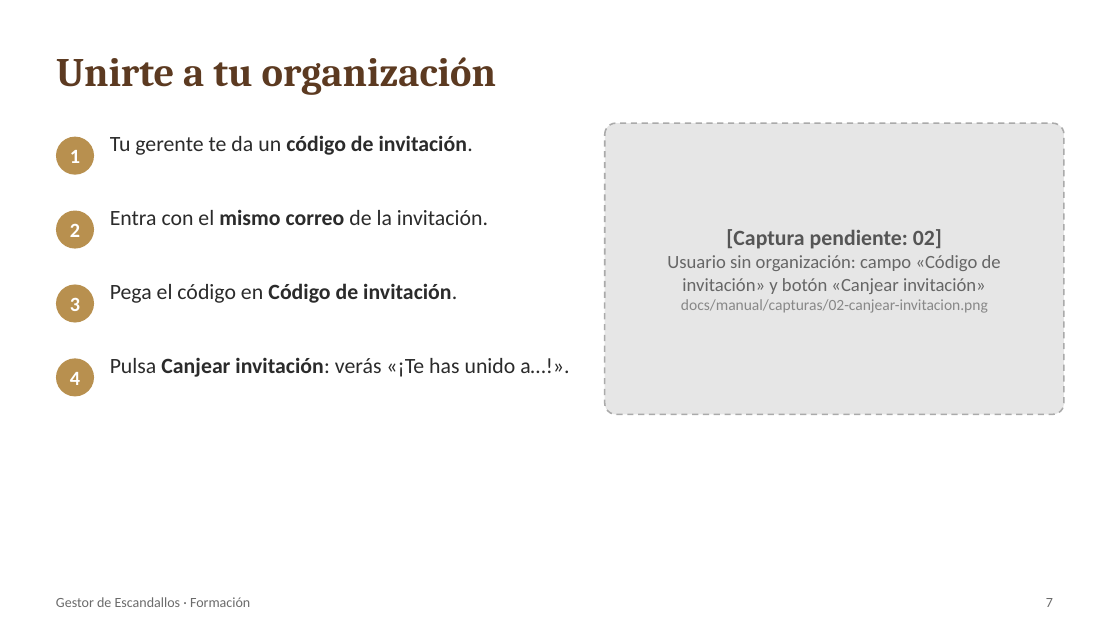
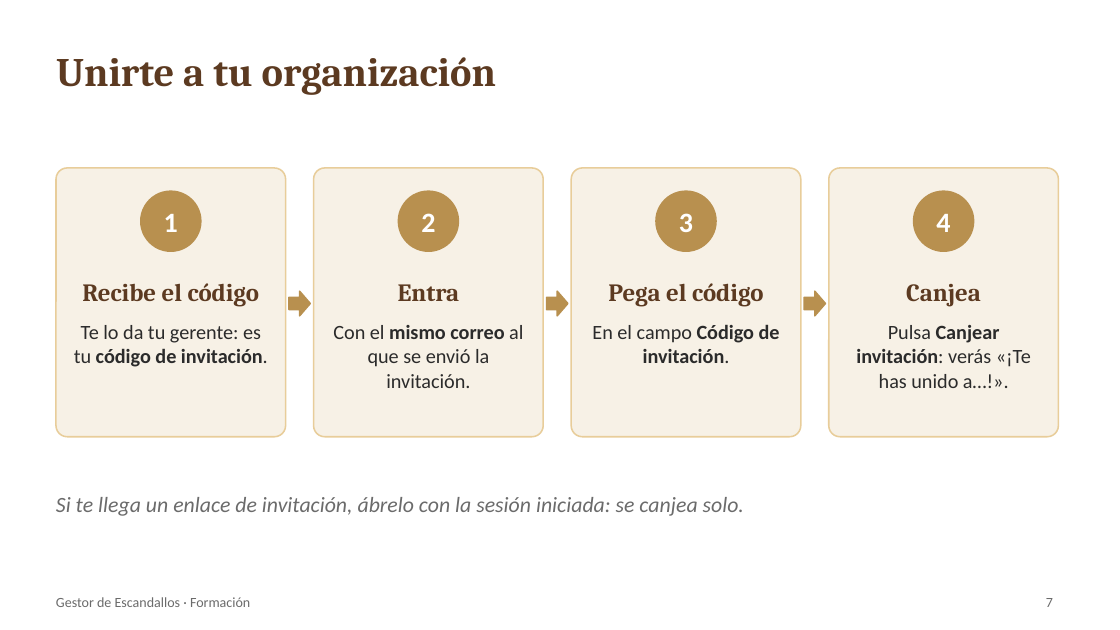
Before and after one commit to robertobergua-maker/escandallos-catering, a slide deck: slide 7 of docs/manual/Manual_Gestor_Escandallos.pptx. Drawn at 1120x630 pixels with LibreOffice and Linux fonts; fonts in the diff are those of the drawing. Boxes give left, top, right and bottom in pixels: in the first picture for what was removed or moved away, otherwise in the second. Text is boxed around its words. In the diff, an @@ line names an element or a change of style, - is before the commit and + after.

```diff
--- a/docs/manual/Manual_Gestor_Escandallos.pptx
+++ b/docs/manual/Manual_Gestor_Escandallos.pptx
@@ text removed at box(110, 135, 473, 155) @@
-Tu gerente te da un código de invitación.
@@ rounded rectangle removed at box(605, 123, 1064, 414) @@
-[Captura pendiente: 02]
-Usuario sin organización: campo «Código de invitación» y botón «Canjear invitación»
-docs/manual/capturas/02-canjear-invitacion.png
@@ rounded rectangle added at box(56, 168, 286, 437), fill #F7F1E6, outline #E8CD9A 1 pt @@
@@ rounded rectangle added at box(314, 168, 543, 437), fill #F7F1E6, outline #E8CD9A 1 pt @@
@@ rounded rectangle added at box(571, 168, 801, 437), fill #F7F1E6, outline #E8CD9A 1 pt @@
@@ rounded rectangle added at box(829, 168, 1058, 437), fill #F7F1E6, outline #E8CD9A 1 pt @@
@@ ellipse "1": place and size @@
-ellipse "1" at box(56, 137, 94, 175)
+ellipse "1" at box(140, 190, 202, 252)
@@ ellipse "2": place and size @@
-ellipse "2" at box(56, 211, 94, 249)
+ellipse "2" at box(398, 190, 459, 252)
@@ ellipse "3": place and size @@
-ellipse "3" at box(56, 284, 94, 323)
+ellipse "3" at box(655, 190, 717, 252)
@@ size 13 to 18 pt in 4 elements at box(140, 190, 202, 252), box(398, 190, 459, 252), box(655, 190, 717, 252), box(913, 190, 974, 252) @@
@@ ellipse "4": place and size @@
-ellipse "4" at box(56, 358, 94, 396)
+ellipse "4" at box(913, 190, 974, 252)
@@ text added at box(82, 283, 259, 306), 16 pt, text #5C3A21, bold @@
+Recibe el código
@@ right arrow added at box(289, 291, 310, 316), fill #B8904F, outline #B8904F 1 pt @@
@@ text added at box(398, 284, 460, 301), 16 pt, text #5C3A21, bold @@
+Entra
@@ right arrow added at box(547, 291, 568, 316), fill #B8904F, outline #B8904F 1 pt @@
@@ text added at box(608, 283, 763, 306), 16 pt, text #5C3A21, bold @@
+Pega el código
@@ right arrow added at box(804, 291, 825, 316), fill #B8904F, outline #B8904F 1 pt @@
@@ text added at box(906, 284, 981, 306), 16 pt, text #5C3A21, bold @@
+Canjea
@@ text at box(74, 325, 268, 367): text changed; size 14 to 13 pt @@
-Entra con el mismo correo de la invitación.
+Te lo da tu gerente: es tu código de invitación.
@@ text added at box(333, 325, 523, 388), 13 pt, text #2B2B2B @@
+Con el mismo correo al que se envió la invitación.
@@ text at box(592, 324, 780, 363): text changed; size 14 to 13 pt @@
-Pega el código en Código de invitación.
+En el campo Código de invitación.
@@ text "Pulsa Canjear invitación: verás «¡Te ...": place and size @@
-text "Pulsa Canjear invitación: verás «¡Te ..." at box(110, 357, 569, 377)
+text "Pulsa Canjear invitación: verás «¡Te ..." at box(856, 325, 1031, 388)
@@ text "Pulsa Canjear invitación: verás «¡Te ..." at box(856, 325, 1031, 388): size 14 to 13 pt; alignment left to centre @@
@@ text added at box(56, 497, 744, 516), 14 pt, text #6B6B6B, italic @@
+Si te llega un enlace de invitación, ábrelo con la sesión iniciada: se canjea solo.
```
Also in this commit, not shown: 10 other slides changed, 1 slide added, 1 slide removed, 5 other files.
